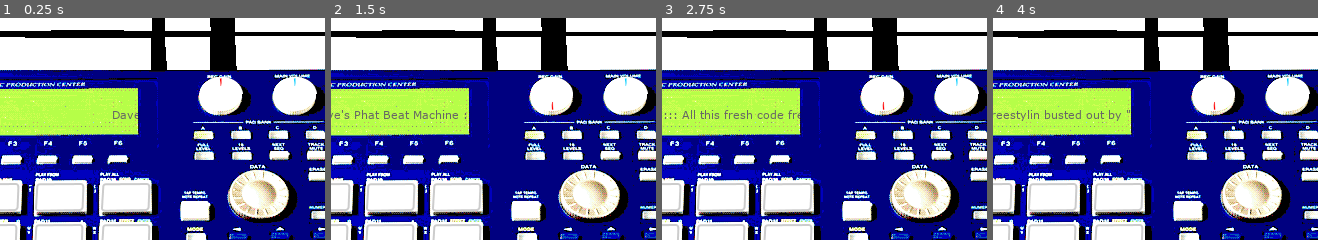
Above: before the commit, frames 1-4 (left to right).
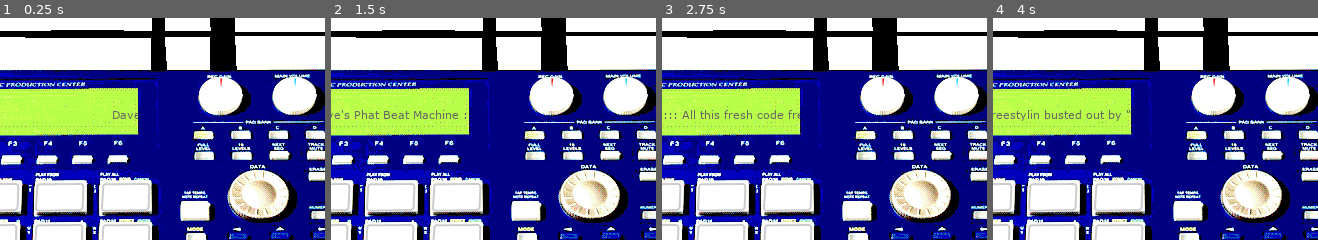
Above: after the commit, the same moments.

Repository: Sharkalien/Godot-Dave-s-Phat-Beat-Machine
Game: Godot game, scene res://Phat Beat Machine.tscn
Same seed, same stepped clock (60 frames per second), same inputs: the game is played once before the commit and once after it. Sound files missing from this copy of the repository are replaced by a short silence.
Inputs (mouse positions are % of the whole screen's width and height, from its top left):
- Up to frame 1 (0.25 s): no input
- Up to frame 2 (1.5 s): click (72, 17) at 0.52 s; click (16, 32) at 1.25 s
- Up to frame 3 (2.75 s): click (14, 60) at 2 s
- Up to frame 4 (4 s): click (28, 32) at 2.75 s; click (34, 32) at 3.5 s
The pictures show only the part of the screen within x 38-88%, y 0-50%; the shares and areas given below are measured in that part.

The runs differ from the first frame. In frame 1, 0.2% of the frame differs, in the area x 61-98%, y 26-42%; in frame 2, 0.2%; in frame 3, 0.2%; in frame 4, 0.2%.

Commit message:
Fix volume dials
Dial variables were updating a frame too late.

Also rotation is inverted in Godot compared to Flash, so just invert the dials' horizontal scale. BIG UPS TO RADICAL DUDE 42 FOR THINKING OF THIS, TYSM BRO

Diff:
--- a/Dial.gd
+++ b/Dial.gd
@@ -4,6 +4,7 @@
 var rot = 0
 var rott = 0
 var rDiff = 180 / PI
+var isDown = false
 
 
 func _mouseMove() -> void:
@@ -18,15 +19,19 @@
 	if rotDegrees > 0 && spin.rect_rotation < -90:
 		rotDegrees = -179.9
 	spin.rect_rotation = rotDegrees
-	print(rott)
+	print(rotDegrees)
 
 
 func _on_gui_input(_event: InputEvent) -> void:
-	if Input.is_action_pressed("click"):
+	if Input.is_action_pressed("click") and isDown:
 		_mouseMove()
 
 
 func _on_button_down() -> void:
+	isDown = true
 	rot = spin.rect_rotation
 	rott = atan2(get_global_mouse_position().y - position.y, get_global_mouse_position().x - position.x) * rDiff
-#	print(rott)
+
+
+func _on_button_up() -> void:
+	isDown = false
--- a/Dial.tscn
+++ b/Dial.tscn
@@ -23,4 +23,5 @@
 flip_v = true
 
 [connection signal="button_down" from="spin" to="." method="_on_button_down"]
+[connection signal="button_up" from="spin" to="." method="_on_button_up"]
 [connection signal="gui_input" from="spin" to="." method="_on_gui_input"]
--- a/Phat Beat Machine.tscn
+++ b/Phat Beat Machine.tscn
@@ -332,11 +332,11 @@
 
 [node name="iKnob" parent="." instance=ExtResource( 5 )]
 position = Vector2( 465, 76 )
-scale = Vector2( 0.65, 0.52 )
+scale = Vector2( -0.65, 0.52 )
 
 [node name="mKnob" parent="." instance=ExtResource( 5 )]
 position = Vector2( 539, 76 )
-scale = Vector2( 0.65, 0.52 )
+scale = Vector2( -0.65, 0.52 )
 
 [node name="spin" parent="mKnob" index="0"]
 texture_normal = ExtResource( 25 )
Not shown, added: export_presets.cfg
Not shown, changed: .gitignore
